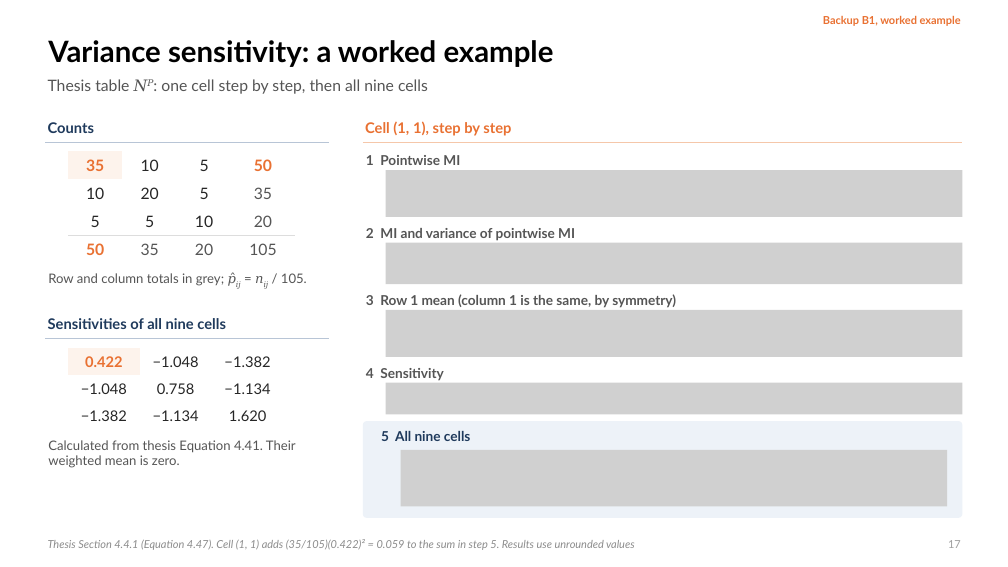
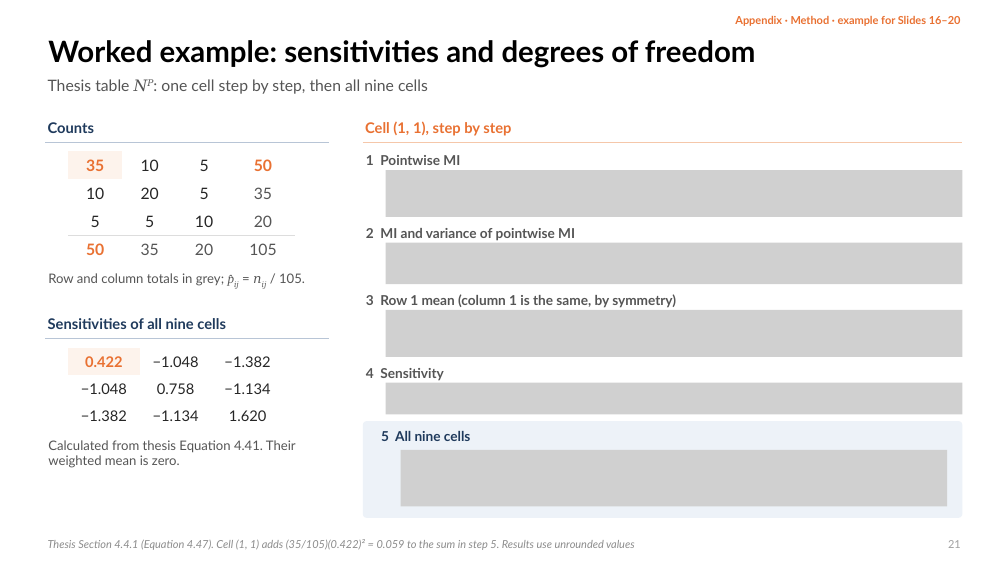
Before and after one commit to dzhao61/MCSResearchSimulations, a slide deck: slide 21 of Thesis Presentation/Daniel_Zhao_Welch_MI_Presentation.pptx (slide 17 before the commit). Drawn at 1008x567 pixels with LibreOffice and Linux fonts; fonts in the diff are those of the drawing; grey boxes stand for pictures. Boxes give left, top, right and bottom in pixels: in the first picture for what was removed or moved away, otherwise in the second. Text is boxed around its words. In the diff, an @@ line names an element or a change of style, - is before the commit and + after.

```diff
--- a/Thesis Presentation/Daniel_Zhao_Welch_MI_Presentation.pptx
+++ b/Thesis Presentation/Daniel_Zhao_Welch_MI_Presentation.pptx
@@ text at bbox=[735, 16, 961, 26]: text changed @@
-Backup B1, worked example
+Appendix · Method · example for Slides 16–20
@@ title at bbox=[48, 40, 756, 67]: text changed @@
-Variance sensitivity: a worked example
+Worked example: sensitivities and degrees of freedom
@@ text at bbox=[48, 272, 305, 289]: text changed @@
-Row and column totals in grey; 𝑝̂𝑖𝑗 = 𝑛𝑖𝑗 / 105.
+Row and column totals in grey; p̂𝑖𝑗 = 𝑛𝑖𝑗 / 105.
@@ page number at bbox=[948, 540, 961, 548]: text changed @@
-17
+21
```
Also in this commit, not shown: 24 other slides changed, 6 slides added, 3 slides removed, 14 other files.
